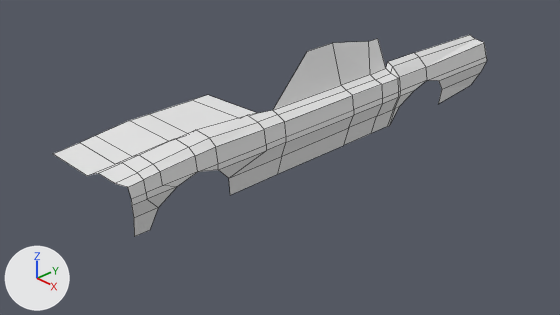
Two versions of the Blender file mustang.blend, one commit apart.
Camera for both pictures: the file's camera 'Camera'. The lights are fixed; the arrows at lower left show +X, +Y and +Z. Mesh edges are drawn as thin lines.
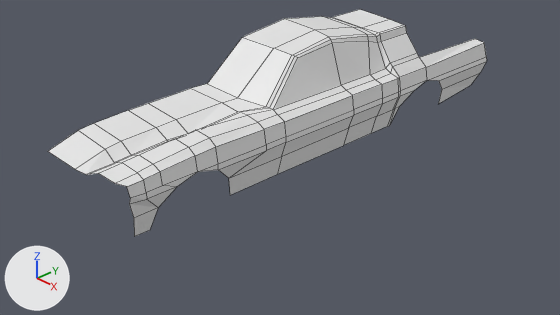
Pixel boxes (x1, y1, x2, y2) of what changed, in the pictures (560 x 315 px; the box of a moved part takes in the faces that stretch with it):
'Circle', reshaped (13% taller)
    before: (53, 35, 487, 237)
    after: (48, 9, 487, 237)
part 1 of me_circle, moved or reshaped
    both: (115, 173, 158, 218)
part 2 of me_circle, built on
    before: (53, 35, 474, 176)
    after: (48, 9, 419, 175)

The change in detail:
me_circle is used by ob_circle; location (0.0, 0.0, 0.0).
Verts and faces of me_circle; kept vertices keep their numbers, new ones are numbered from 105.
Before the commit, vertices of me_circle: 14 (1.3, -3.3, 1.06) at pixel (131, 198), 15 (1.3, -3.3, 0.99) at pixel (131, 205), 24 (1.27, -3.31, 1.19) at pixel (127, 187).
me_circle had 105 vertices, 81 faces and spanned x 0.0..1.3, y -3.45..3.12, z 0.49..1.86.
me_circle now has 144 vertices, 118 faces and spans x 0.0..1.3, y -3.51..3.12, z 0.49..1.98.
Part 1, on me_circle:
Vertex 14 moves to (1.28, -3.3, 1.06), pixel (130, 197).
Vertex 15 moves to (1.26, -3.3, 0.99), pixel (129, 203).
Vertex 24 moves to (1.26, -3.31, 1.19), pixel (126, 186).
Part 2, on me_circle:
13 vertices are removed from x 0.0..1.05, y -3.45..3.01, z 1.16..1.86.
13 faces are deleted.
6 vertices move from x 0.72..1.07, y -3.45..1.62, z 1.16..1.4 to x 0.72..1.09, y -3.45..1.62, z 1.17..1.41.
52 vertices are added at x 0.0..1.09, y -3.51..1.62, z 1.17..1.98.
50 new faces join them.
